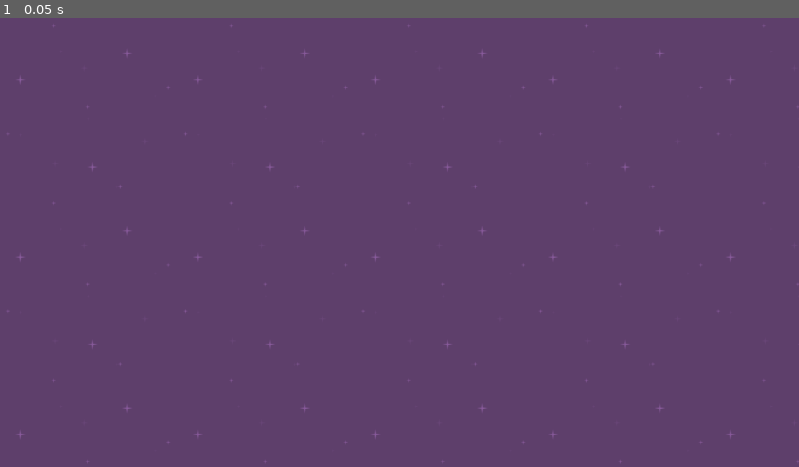
Above: before the commit, frame 1.
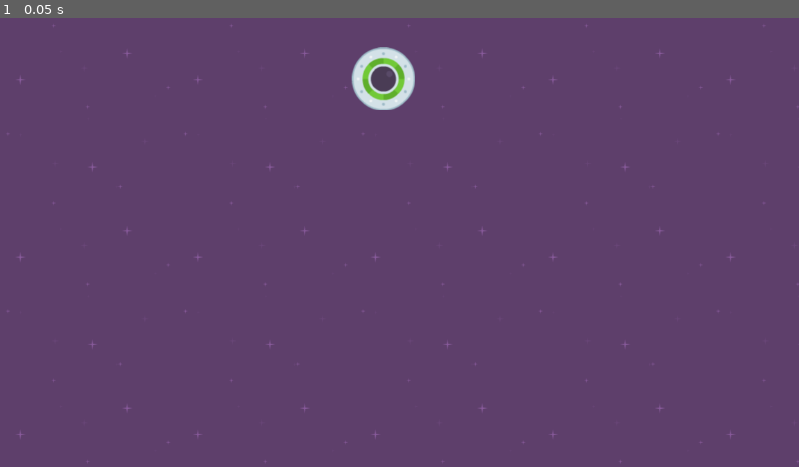
Above: after the commit, the same moment.

Repository: riddled1002/SpeedySaucer
Game: Godot game, scene res://Level1.tscn
Same seed, same stepped clock (60 frames per second), same inputs: the game is played once before the commit and once after it.
Inputs:
- Up to frame 1 (0.05 s): no input

The runs differ from the first frame. In frame 1, 0.8% of the frame differs, in the area x 43-52%, y 6-21%.

Commit message:
Went over instancing in the course

Diff:
--- a/speedysaucer/Level1.tscn
+++ b/speedysaucer/Level1.tscn
@@ -1,6 +1,7 @@
-[gd_scene load_steps=2 format=3 uid="uid://cemijpdodl5au"]
+[gd_scene load_steps=3 format=3 uid="uid://cemijpdodl5au"]
 
 [ext_resource type="Texture2D" uid="uid://c1hhkmcg3b5s6" path="res://purple.png" id="1_8vdpn"]
+[ext_resource type="PackedScene" uid="uid://bvxx4lrklc3b1" path="res://player.tscn" id="2_xo1wb"]
 
 [node name="Level1" type="Node2D"]
 
@@ -9,3 +10,5 @@
 offset_bottom = 657.0
 texture = ExtResource("1_8vdpn")
 stretch_mode = 1
+
+[node name="Player" parent="." instance=ExtResource("2_xo1wb")]
